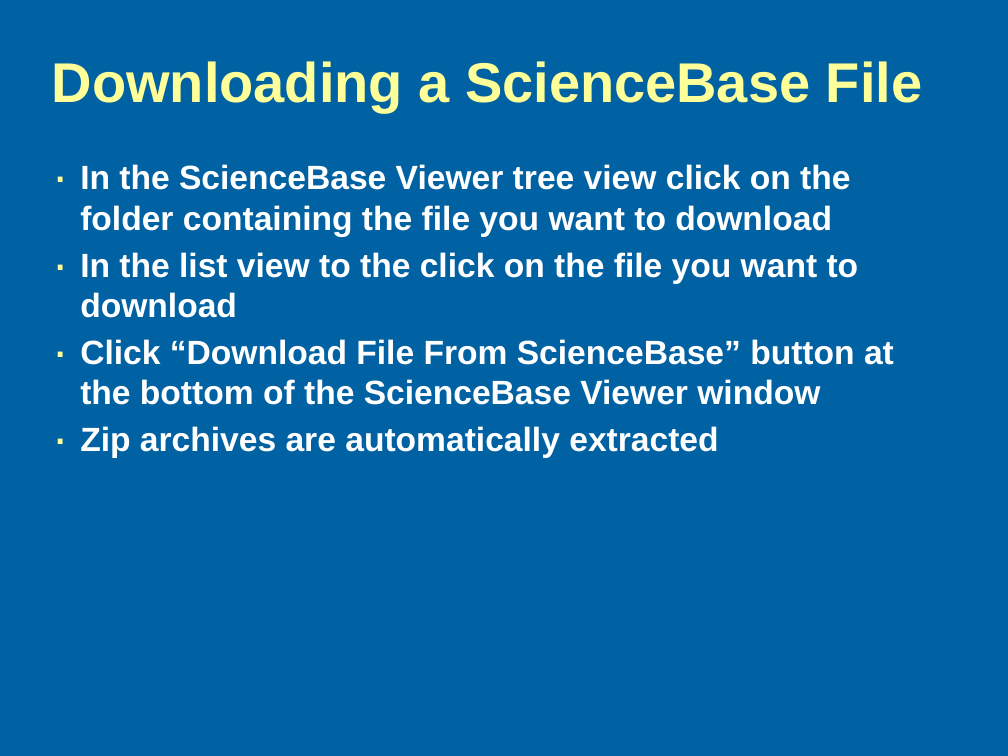
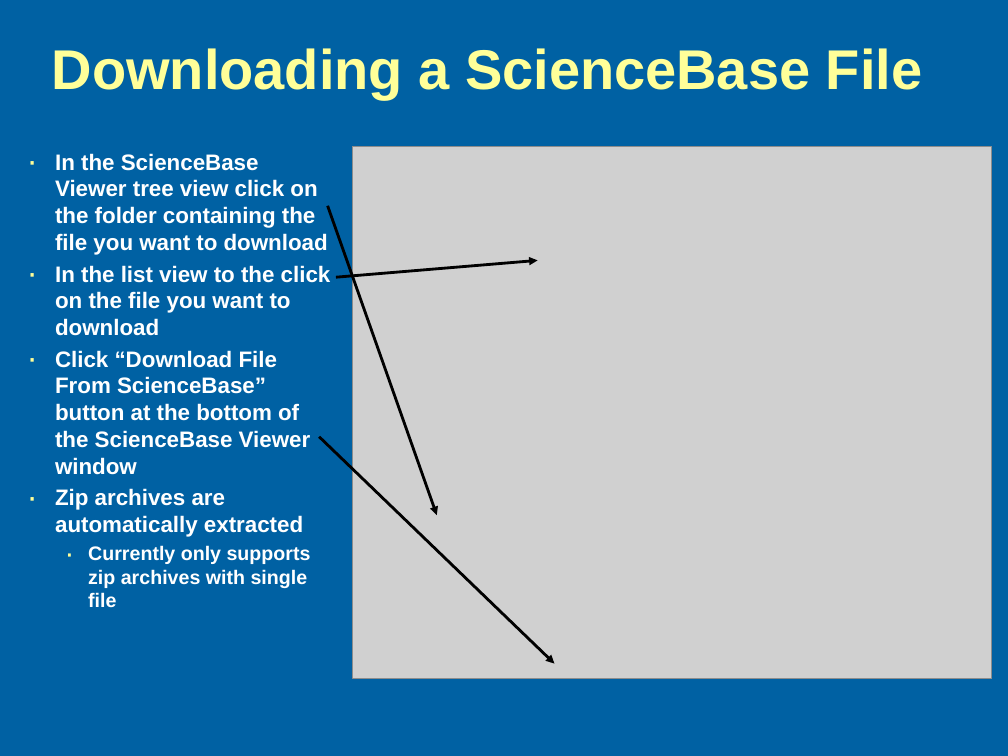
Before and after one commit to galengorski/CAWSC_WaterUse, a slide deck: slide 9 of etc/sciencebase/SBSync_Demo.pptx (slide 8 before the commit). Drawn at 1008x756 pixels with LibreOffice and Linux fonts; fonts in the diff are those of the drawing; grey boxes stand for pictures; background and template pictures are left out. Boxes give left, top, right and bottom in pixels: in the first picture for what was removed or moved away, otherwise in the second. Text is boxed around its words. In the diff, an @@ line names an element or a change of style, - is before the commit and + after.

Commit message:
Screenshots added

```diff
--- a/etc/sciencebase/SBSync_Demo.pptx
+++ b/etc/sciencebase/SBSync_Demo.pptx
@@ title "Downloading a ScienceBase File": place and size @@
-title "Downloading a ScienceBase File" at (52,61,922,112)
+title "Downloading a ScienceBase File" at (52,48,922,99)
@@ text "In the ScienceBase Viewer tree ...": place and size @@
-text "In the ScienceBase Viewer tree ..." at (80,164,894,458)
+text "In the ScienceBase Viewer tree ..." at (55,153,331,607)
@@ picture added at (353,146,992,678) @@
@@ text at (55,153,331,537): size 24 to 16 pt in "In the ScienceBase Viewer tree view click ...", "In the list view to the click ...", "Click “Download File From ScienceBase” button at ...", "Zip archives are automatically extracted"; less space between paragraphs @@
@@ arrow added from (328, 206) to (436, 515), #000000 2 pt @@
@@ arrow added from (336, 277) to (537, 260), #000000 2 pt @@
@@ arrow added from (320, 436) to (554, 663), #000000 2 pt @@
@@ text at (88,545,311,607): paragraph added @@
+  · Currently only supports zip archives with single file
```
Also in this commit, not shown: 7 other slides changed, 1 slide added.
